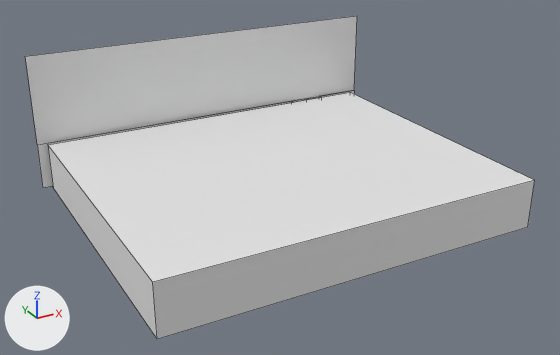
An edit to the FBX model AmongThemUnity/Assets/BlenderImport/Shop/Poor/SmallPoorShop.fbx, drawn before and after from the same camera.
One viewpoint serves both versions: a 50 mm lens placed at (-27.2, -39.6, 17.3), pointed at (-10.2, -8.7, 1.9). The axes (+X, +Y, +Z) are drawn at lower left. The lights are the same throughout. Mesh edges are drawn as thin lines. Where no turn or scale is listed for an object, it has been applied to the vertices.

Objects in the first picture: 'SmallPoorShop'.
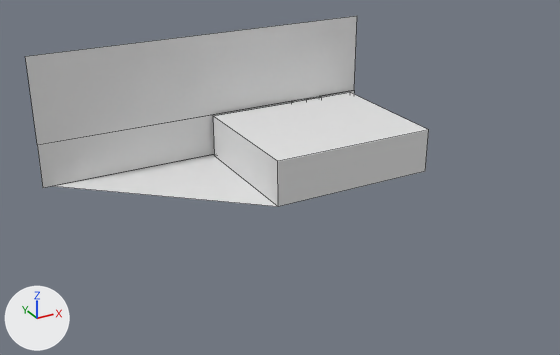
Where the newer file only moved an object's origin or applied its transform, the numbers keep the older frame.

Boxes [x1, y1, x2, y2] around the edits, measured in the pictures (560 x 355 px; the box of a moved part takes in the faces that stretch with it):
'SmallPoorShop', reshaped (21% narrower, 41% shorter)
    before: [25, 16, 535, 339]
    after: [25, 16, 429, 207]
part 1 of me_cube_107, moved or reshaped
    before: [48, 111, 535, 339]
    after: [56, 111, 429, 207]

Patch to the scene script:
```diff
--- a/AmongThemUnity/Assets/BlenderImport/Shop/Poor/SmallPoorShop.fbx.py
+++ b/AmongThemUnity/Assets/BlenderImport/Shop/Poor/SmallPoorShop.fbx.py
@@ me_cube_107 @@
 me_cube_107.from_pydata(...)  # 26 vertices, 13 faces; spans x -20.0..0.0, y -16.0..0.0, z 0.0..7.2
 # used by ob_smallpoorshop; location = (0.0, 0.0, 0.0)
-me_cube_107.vertices[1].co = (-0.5, -16.0, 0.0)  # pixel (527, 227)
-me_cube_107.vertices[2].co = (-0.5, -16.0, 2.5)  # pixel (534, 180)
-me_cube_107.vertices[3].co = (-19.5, -16.0, 0.0)  # pixel (157, 339)
-me_cube_107.vertices[4].co = (-19.5, -16.0, 2.5)  # pixel (152, 282)
-me_cube_107.vertices[11].co = (-19.5, -0.3, 2.5)  # pixel (47, 144)
-me_cube_107.vertices[18].co = (-19.5, -0.3, 0.0)  # pixel (53, 187)
+# me_cube_107 part 1
+me_cube_107.vertices[1].co = (-0.5, -8.1, 0.0)  # pixel (425, 171)
+me_cube_107.vertices[2].co = (-0.5, -8.1, 2.5)  # pixel (428, 129)
+me_cube_107.vertices[3].co = (-10.0, -8.1, 0.0)  # pixel (278, 206)
+me_cube_107.vertices[4].co = (-10.0, -8.1, 2.5)  # pixel (277, 161)
+me_cube_107.vertices[11].co = (-10.0, -0.3, 2.5)  # pixel (212, 115)
+me_cube_107.vertices[18].co = (-10.0, -0.3, 0.0)  # pixel (214, 155)
```
